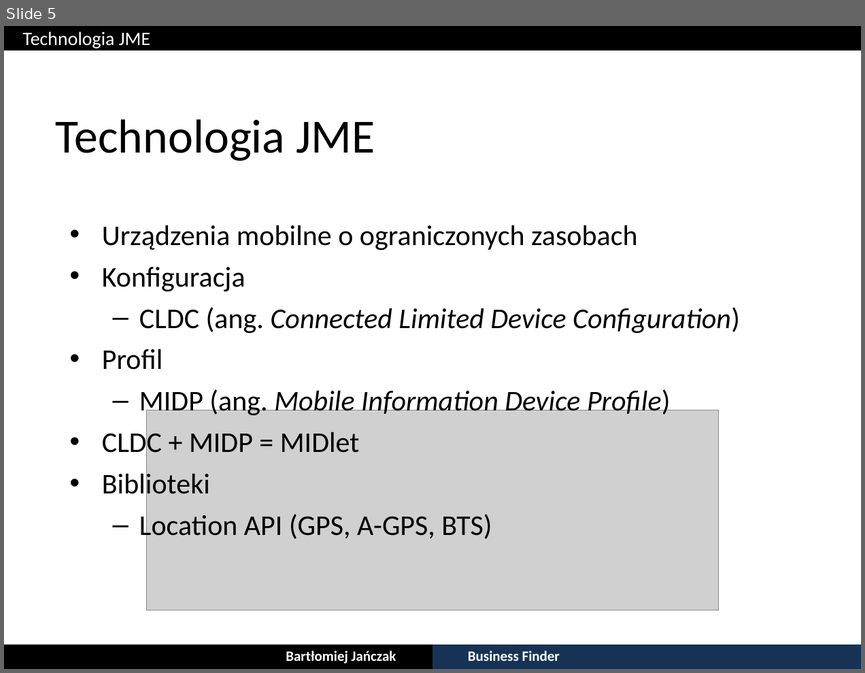
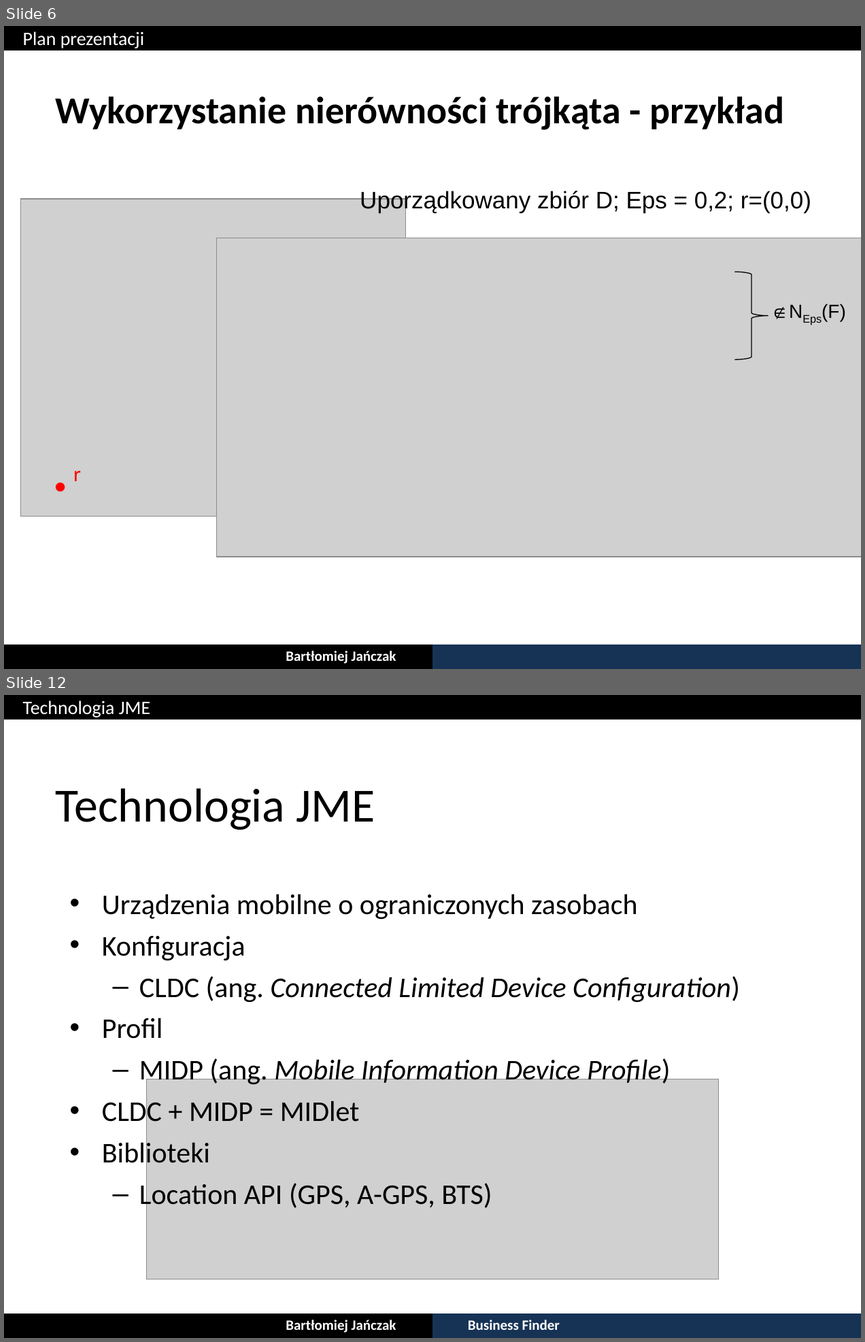
Before and after one commit to bjanczak/mgr, a slide deck: documents/prezentacja/Bartlomiej_Janczak_22_06_2013.ppt. Shown one above the other, each under a label of ours: slide 5 before the commit, slides 6 and 12 after it; the slides between them are not shown. The pictures are 865x673 and 865x1342 pixels, drawn with LibreOffice and Linux fonts; fonts in the diff are those of the drawing; grey boxes stand for pictures. Boxes give left, top, right and bottom in pixels: in the first picture for what was removed or moved away, otherwise in the second. Text is boxed around its words. In the diff, an @@ line names an element or a change of style, - is before the commit and + after.

```diff
--- a/documents/prezentacja/Bartlomiej_Janczak_22_06_2013.ppt
+++ b/documents/prezentacja/Bartlomiej_Janczak_22_06_2013.ppt
@@ slide 6 added at (x1=4, y1=26, x2=861, y2=669), background #FFFFFF @@
@@ rectangle added at (x1=4, y1=26, x2=861, y2=50), fill #000000 @@
@@ text added at (x1=23, y1=31, x2=145, y2=48), 16 pt, text #FFFFFF @@
+Plan prezentacji
@@ title added at (x1=56, y1=96, x2=785, y2=130), 32 pt, text #000000, bold @@
+Wykorzystanie nierówności trójkąta - przykład
@@ picture added at (x1=21, y1=199, x2=406, y2=516) @@
@@ group added at (x1=216, y1=191, x2=861, y2=556): 2 texts, 1 picture, 1 freeform shape @@
+Uporządkowany zbiór D; Eps = 0,2; r=(0,0)
+∉NEps(F)
@@ text added at (x1=73, y1=470, x2=81, y2=481), 18 pt, text #FF0000 @@
+r
@@ ellipse added at (x1=56, y1=482, x2=65, y2=491), fill #FF0000 @@
@@ rectangle added at (x1=4, y1=645, x2=432, y2=669), fill #000000 @@
@@ text added at (x1=286, y1=650, x2=396, y2=663), 12 pt, text #FFFFFF, bold @@
+Bartłomiej Jańczak
@@ rectangle added at (x1=432, y1=645, x2=861, y2=669), fill #163356 @@
@@ what was slide 5 is now slide 12 @@
```
Also in this commit, not shown: 4 slides changed, 6 other slides added.
